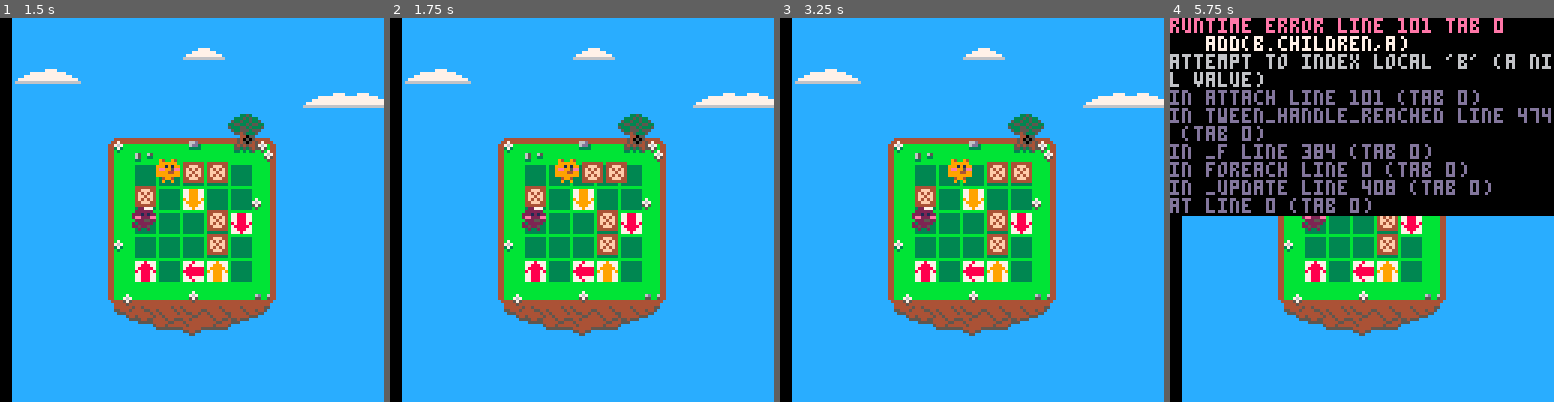
Above: before the commit, frames 1-4 (left to right).
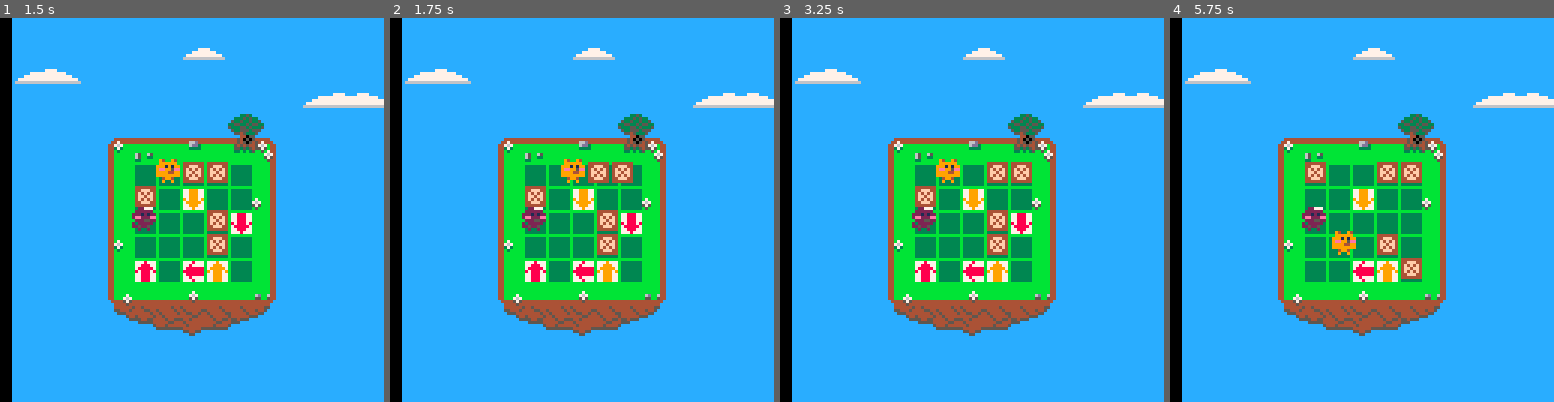
Above: after the commit, the same moments.

Repository: accidentalrebel/pico8-pop-puff
Game: PICO-8 cartridge pop-puff.p8
Two runs of this game, one before a commit and one after it. Both use one fixed random seed, a clock stepped at 60 frames per second and the inputs below.
Inputs:
- Up to frame 1 (1.5 s): no input
- Up to frame 2 (1.75 s): hold Right from 1.6 s (still down)
- Up to frame 3 (3.25 s): release Right at 2.1 s; hold Up 2.15-2.42 s; hold Right 2.47-3.03 s; hold Left from 3.08 s (still down)
- Up to frame 4 (5.75 s): release Left at 3.58 s; hold Down 3.63-3.97 s; hold Right 4.02-4.68 s; hold Up 4.73-5.03 s; hold Left 5.08-5.68 s; hold Down from 5.73 s (still down)

Frame 1 is identical in both runs. In frame 2, 0.7% of the frame differs, in the area x 42-64%, y 36-43%; in frame 3, 0.4%; in frame 4, 52%, in the area x 0-100%, y 0-69%.
Error before the commit: runtime error line 101 tab 0; add(b.children,a); attempt to index local 'b' (a nil value)

Commit message:
Can now speed up the slide_speed.

Diff:
--- a/pop-puff.p8
+++ b/pop-puff.p8
@@ -12,7 +12,8 @@
 board_cols = 5
 board_pad_x = 4.5
 board_pad_y = 5
-i_index_arrows=19
+i_index_arrows = 19
+slide_speed = 0.18
 
 -- enums
 _x=1
@@ -197,7 +198,7 @@
 
    stepper.pointing = arrow.pointing
 
-   make_tween(stepper,xory,to_use+(8*direction),0.1,on_tween_reached)
+   make_tween(stepper,xory,to_use+(8*direction),slide_speed,on_tween_reached)
 
    if arrow.type == _arrow then
       pool(arrow)
@@ -226,7 +227,7 @@
    end
 
    if xory != nil then
-      make_tween(slider,xory,target_pos,0.1,on_tween_reached)
+      make_tween(slider,xory,target_pos,slide_speed,on_tween_reached)
    end
 end
 
@@ -332,10 +333,10 @@
 function slide_to_tile(a,col,row)
    local target_tile = get_tile_at(col,row)
    if a.col != col then
-      make_tween(a,_x,target_tile.x,0.1,on_tween_reached)
+      make_tween(a,_x,target_tile.x,slide_speed,on_tween_reached)
    end
    if a.row != row then
-      make_tween(a,_y,target_tile.y,0.1,on_tween_reached)
+      make_tween(a,_y,target_tile.y,slide_speed,on_tween_reached)
    end
 
    local child = get_child_of_type(target_tile, {_box,_pop,_puff})
@@ -393,8 +394,14 @@
       tween.obj.y = rbl_fflr(tween.obj.y+tween.steps);
    end
 
-   tween.obj.col = flr((tween.obj.x/8)-board_pad_x)
-   tween.obj.row = flr((tween.obj.y/8)-board_pad_y)
+   if tween.direction < 0 then
+      tween.obj.col = ceil((tween.obj.x/8)-board_pad_x)
+      tween.obj.row = ceil((tween.obj.y/8)-board_pad_y)
+   else
+      tween.obj.col = flr((tween.obj.x/8)-board_pad_x)
+      tween.obj.row = flr((tween.obj.y/8)-board_pad_y)
+   end
+   printh(tween.obj.x..","..tween.obj.y.." -- "..tween.obj.col..","..tween.obj.col)
 end
 
 function _update()
@@ -449,7 +456,15 @@
       rbl_error("target should not be equal to current")
       return
    end
-   tween.steps = (target-current)*seconds
+   tween.steps = rbl_fflr((target-current)*seconds)
+   printh("computed steps: "..tween.steps)
+   -- test
+   -- if tween.steps < 0 then
+   --    tween.steps = -2
+   -- else
+   --    tween.steps = 2
+   -- end
+   -- end_test
    tween.target = target
    add(tweens,tween)
    return tween
@@ -474,7 +489,10 @@
       end
 
       local t = get_tile_at(tween.obj.col,tween.obj.row)
-      attach(tween.obj,t)
+      printh("Attaching to "..tween.obj.col..","..tween.obj.row)
+      if t != nil then
+	 attach(tween.obj,t)
+      end
 
       del(tweens,tween)
 
@@ -655,6 +673,9 @@
 
 
 
+__gff__
+0000000000000000000000000000000000000000000000000000000000000000000000000000000000000000000000000000000000000000000000000000000000000000000000000000000000000000000000000000000000000000000000000000000000000000000000000000000000000000000000000000000000000000
+0000000000000000000000000000000000000000000000000000000000000000000000000000000000000000000000000000000000000000000000000000000000000000000000000000000000000000000000000000000000000000000000000000000000000000000000000000000000000000000000000000000000000000
 __map__
 0808080808080808080808080808080800000000000000000000000000000000000000000000000000000000000000000000000000000000000000000000000000000000000000000000000000000000000000000000000000000000000000000000000000000000000000000000000000000000000000000000000000000000
 08080808080808090b0808080808080800000000000000000000000000000000000000000000000000000000000000000000000000000000000000000000000000000000000000000000000000000000000000000000000000000000000000000000000000000000000000000000000000000000000000000000000000000000
Not shown, changed: the sound effects (__sfx__) section of pop-puff.p8
